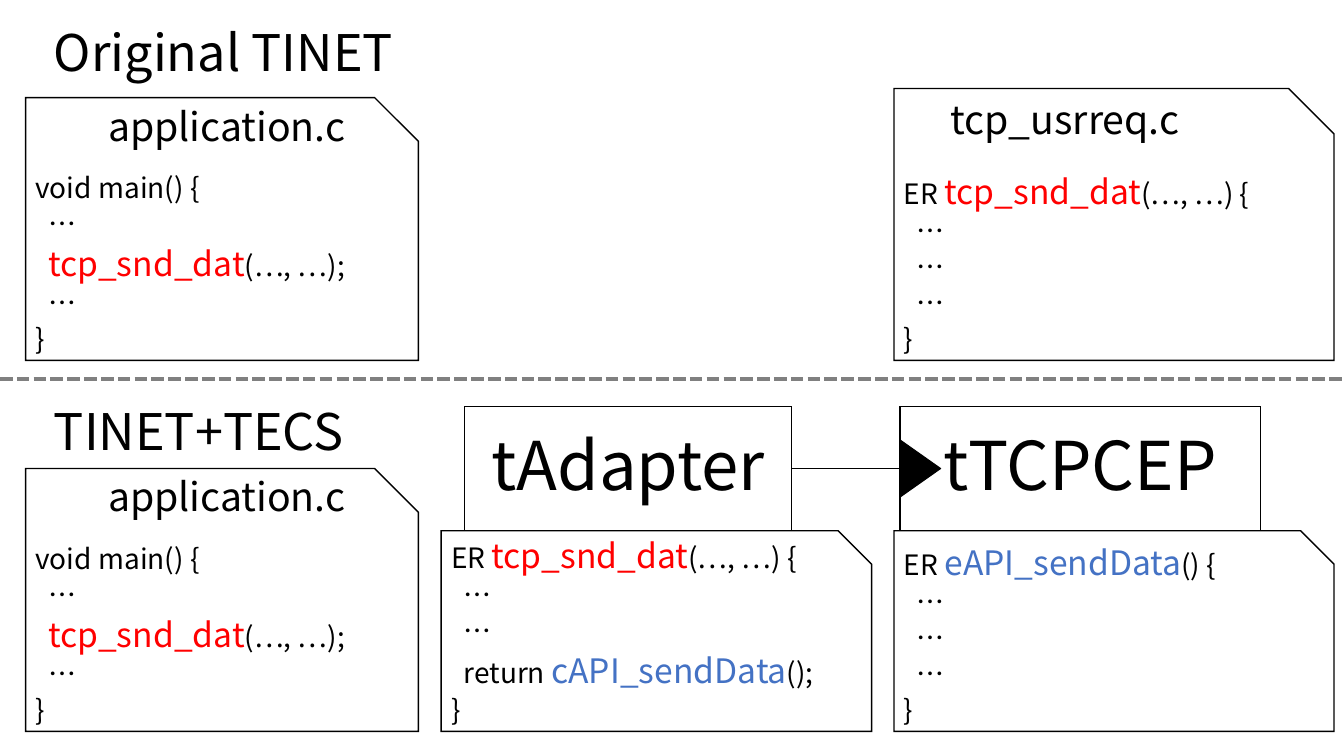
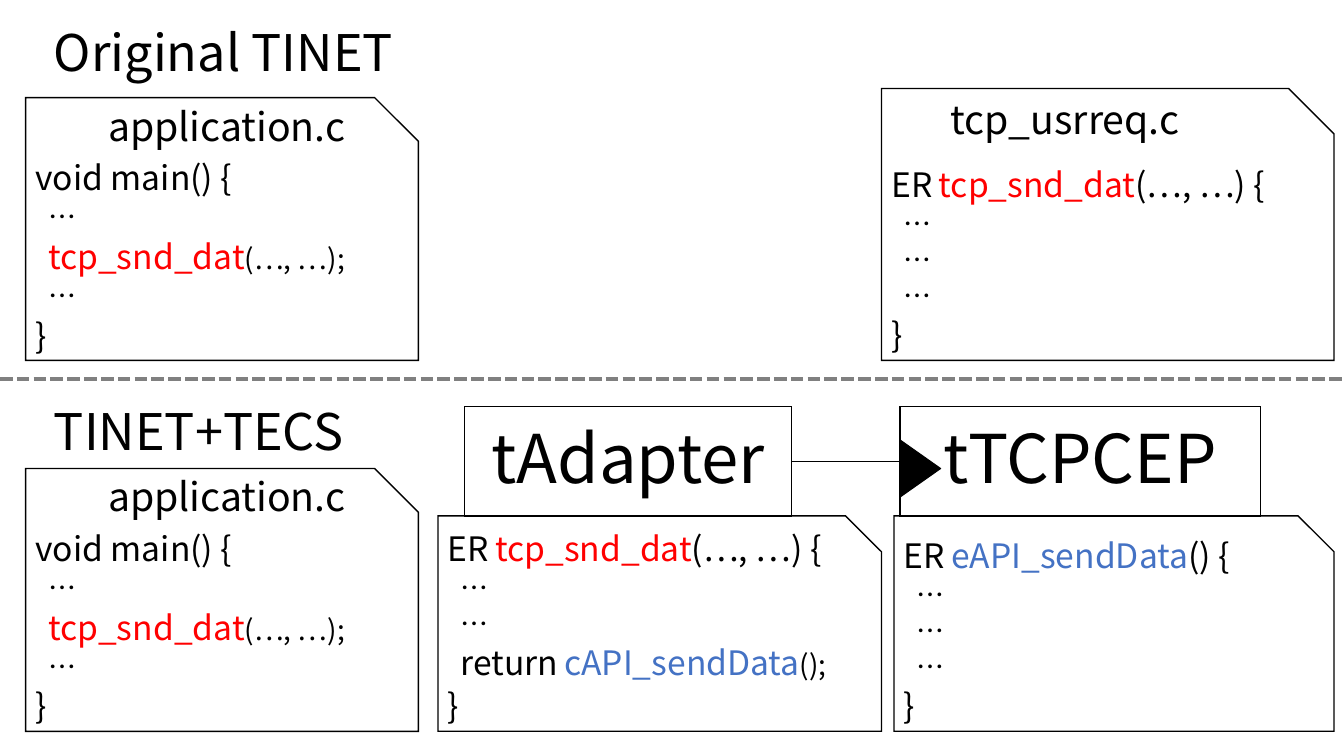
Before and after one commit to robotan0921/paper, a slide deck: slide 1 of ICESS2017/figure/TECS_Adapter.pptx. Drawn at 1344x756 pixels with LibreOffice and Linux fonts; fonts in the diff are those of the drawing. Boxes give left, top, right and bottom in pixels: in the first picture for what was removed or moved away, otherwise in the second. Text is boxed around its words. In the diff, an @@ line names an element or a change of style, - is before the commit and + after.

```diff
--- a/ICESS2017/figure/TECS_Adapter.pptx
+++ b/ICESS2017/figure/TECS_Adapter.pptx
@@ snip rect "ER tcp_snd_dat(…, …) {": place and size @@
-snip rect "ER tcp_snd_dat(…, …) {" at [894, 89, 1335, 361]
+snip rect "ER tcp_snd_dat(…, …) {" at [882, 89, 1335, 361]
@@ text in snip rect at [35, 162, 213, 197]: size 20 to 24 pt in "void main() {", "}" @@
@@ text in snip rect at [891, 169, 1192, 205]: size 20 to 24 pt in "ER tcp_snd_dat(…, …) {", "}" @@
@@ rectangle "tAdapter": place and size @@
-rectangle "tAdapter" at [465, 407, 791, 531]
+rectangle "tAdapter" at [465, 407, 791, 516]
@@ rectangle "tTCPCEP": place and size @@
-rectangle "tTCPCEP" at [900, 407, 1261, 531]
+rectangle "tTCPCEP" at [900, 407, 1261, 516]
@@ line moved from (791, 469) - (900, 469) to (791, 462) - (900, 462) @@
@@ text in snip rect at [35, 533, 213, 568]: size 20 to 24 pt in "void main() {", "}" @@
@@ snip rect "ER tcp_snd_dat(…, …) {": place and size @@
-snip rect "ER tcp_snd_dat(…, …) {" at [442, 531, 872, 732]
+snip rect "ER tcp_snd_dat(…, …) {" at [439, 516, 882, 732]
@@ text in snip rect at [448, 533, 799, 680]: size 20 to 24 pt in "ER tcp_snd_dat(…, …) {", "return", "}" @@
@@ snip rect "ER eAPI_sendData() {": place and size @@
-snip rect "ER eAPI_sendData() {" at [894, 531, 1335, 732]
+snip rect "ER eAPI_sendData() {" at [894, 516, 1335, 732]
@@ text in snip rect at [904, 540, 1211, 575]: size 20 to 24 pt in "ER eAPI_sendData() {", "}" @@
```
Also in this commit, not shown: 2 other files.
